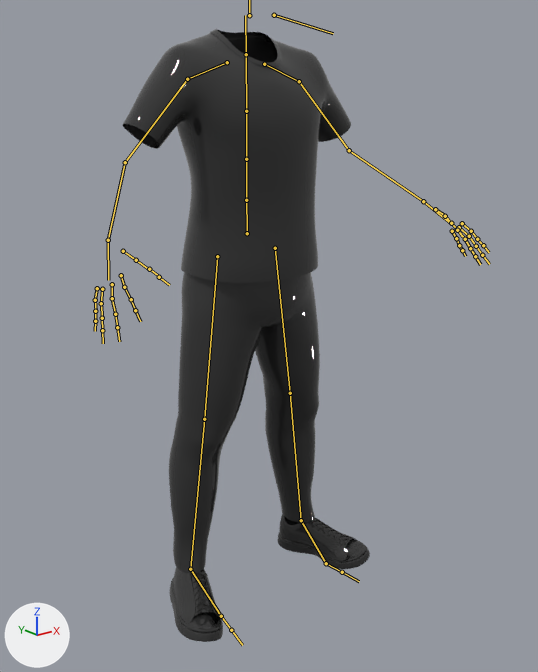
The FBX model PotyguaraGame/Assets/NPCs and Characters/Skins/Man/_Models/Padrao.fbx: old version first, new version second.
One viewpoint serves both versions: a camera (50 mm lens) standing at (-1.133, -1.524, 1.307) and looking at (-0.02, -0.133, 0.75). The lights are fixed; the arrows at lower left show +X, +Y and +Z. Both versions are drawn at the pose saved in each file; the numbers are the values there. The bones that bend it are drawn over the model as lines.

Names of what the first picture shows: 'JeansLow', 'TShirt_masc', 'Tenis'.
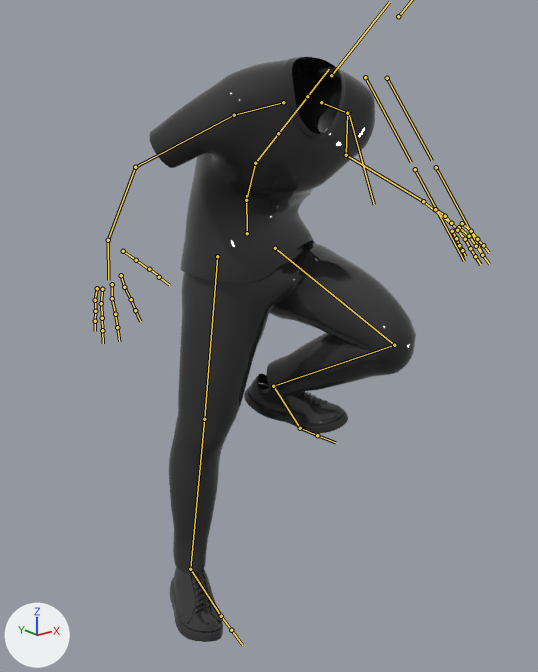
What differs and where, as boxes (x1, y1, x2, y2) in the pictures (538 x 672 px):
'TShirt_masc', posed (11% shorter): before (123, 29, 351, 283); after (150, 57, 375, 283)
'JeansLow', posed: before (169, 272, 320, 573); after (169, 241, 416, 573)
'Tenis', posed (11% narrower, 109% taller): before (170, 514, 370, 642); after (170, 374, 348, 642)
bone 'mixamorig:Spine', root to tip: before (246, 200) to (246, 159); after (246, 200) to (255, 163)
bone 'mixamorig:Spine1', root to tip: before (246, 159) to (246, 111); after (255, 163) to (278, 133)
bone 'mixamorig:LeftArm', root to tip: before (299, 81) to (349, 150); after (347, 113) to (346, 155)
bone 'mixamorig:RightArm', root to tip: before (187, 79) to (125, 162); after (234, 115) to (135, 167)
bone 'mixamorig:UpLeg.L', root to tip: before (275, 248) to (290, 393); after (275, 248) to (394, 345)
bone 'mixamorig:LeftLeg', root to tip: before (290, 393) to (301, 520); after (394, 345) to (273, 386)
bone 'mixamorig:LeftFoot', root to tip: before (301, 520) to (326, 563); after (273, 386) to (300, 428)

Patch to the scene script:
```diff
--- a/PotyguaraGame/Assets/NPCs and Characters/Skins/Man/_Models/Padrao.fbx.py
+++ b/PotyguaraGame/Assets/NPCs and Characters/Skins/Man/_Models/Padrao.fbx.py
@@ bone_mixamorig_spine @@
 bone_mixamorig_spine = bpy.data.objects['MixArmature'].pose.bones['mixamorig:Spine']  # child of 'mixamorig:Hips'
-bone_mixamorig_spine.rotation_quaternion = (1.0, 0.0, 0.0, 0.0)  # degrees (0, 0, 0)
+bone_mixamorig_spine.rotation_quaternion = (0.983, 0.184, 0.0, 0.0)  # degrees (21, 0, 0)
@@ bone_mixamorig_spine1 @@
 bone_mixamorig_spine1 = bpy.data.objects['MixArmature'].pose.bones['mixamorig:Spine1']  # child of 'mixamorig:Spine'
-bone_mixamorig_spine1.rotation_quaternion = (1.0, 0.0, 0.0, 0.0)  # degrees (0, 0, 0)
+bone_mixamorig_spine1.rotation_quaternion = (0.967, 0.253, 0.0, 0.0)  # degrees (29, 0, 0)
@@ bone_mixamorig_leftarm @@
 bone_mixamorig_leftarm = bpy.data.objects['MixArmature'].pose.bones['mixamorig:LeftArm']  # child of 'mixamorig:LeftShoulder'
-bone_mixamorig_leftarm.rotation_quaternion = (0.999, -0.006, 0.043, 0.0)  # degrees (-1, 5, 0)
+bone_mixamorig_leftarm.rotation_quaternion = (0.96, 0.026, -0.27, -0.064)  # degrees (6, -31, -9)
@@ bone_mixamorig_rightarm @@
 bone_mixamorig_rightarm = bpy.data.objects['MixArmature'].pose.bones['mixamorig:RightArm']  # child of 'mixamorig:RightShoulder'
-bone_mixamorig_rightarm.rotation_quaternion = (0.999, -0.006, -0.035, 0.0)  # degrees (-1, -4, 0)
+bone_mixamorig_rightarm.rotation_quaternion = (0.958, 0.027, 0.277, 0.063)  # degrees (6, 32, 9)
@@ bone_mixamorig_upleg_l @@
 bone_mixamorig_upleg_l = bpy.data.objects['MixArmature'].pose.bones['mixamorig:UpLeg.L']  # child of 'mixamorig:Hips'
-bone_mixamorig_upleg_l.rotation_quaternion = (0.994, 0.0, -0.112, 0.001)  # degrees (0, -13, 0)
+bone_mixamorig_upleg_l.rotation_quaternion = (0.846, 0.524, -0.097, -0.013)  # degrees (64, -9, -7)
@@ bone_mixamorig_leftleg @@
 bone_mixamorig_leftleg = bpy.data.objects['MixArmature'].pose.bones['mixamorig:LeftLeg']  # child of 'mixamorig:UpLeg.L'
-bone_mixamorig_leftleg.rotation_quaternion = (1.0, 0.0, 0.0, -0.001)  # degrees (0, 0, 0)
+bone_mixamorig_leftleg.rotation_quaternion = (0.459, -0.888, 0.001, 0.0)  # degrees (-125, 0, 0)
@@ bone_mixamorig_leftfoot @@
 bone_mixamorig_leftfoot = bpy.data.objects['MixArmature'].pose.bones['mixamorig:LeftFoot']  # child of 'mixamorig:LeftLeg'
-bone_mixamorig_leftfoot.rotation_quaternion = (0.996, -0.021, 0.074, 0.049)  # degrees (-2, 9, 6)
+bone_mixamorig_leftfoot.rotation_quaternion = (0.836, 0.441, 0.249, 0.213)  # degrees (60, 13, 36)
```
